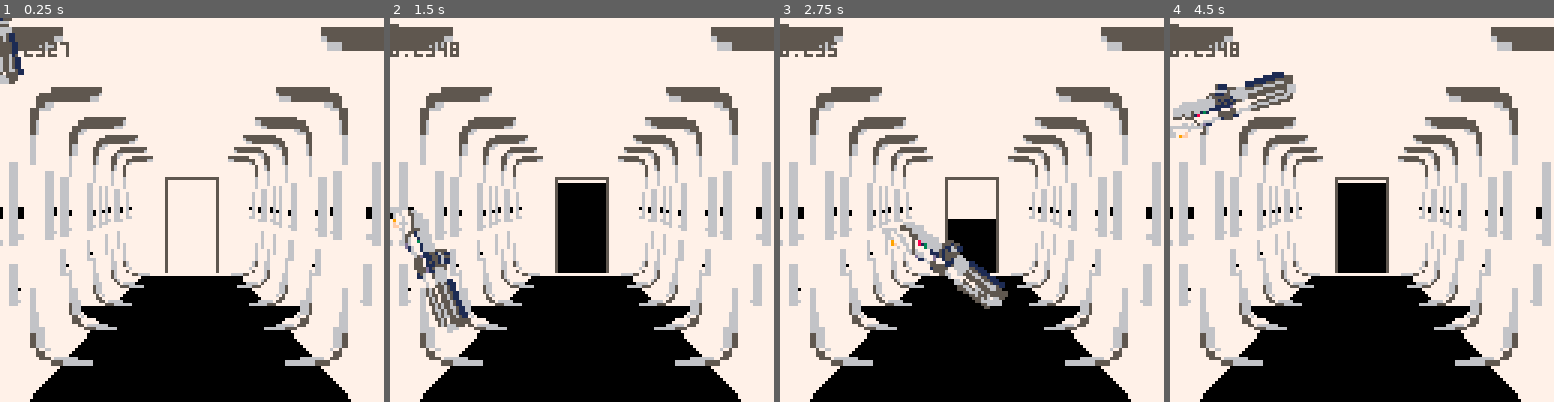
Above: before the commit, frames 1-4 (left to right).
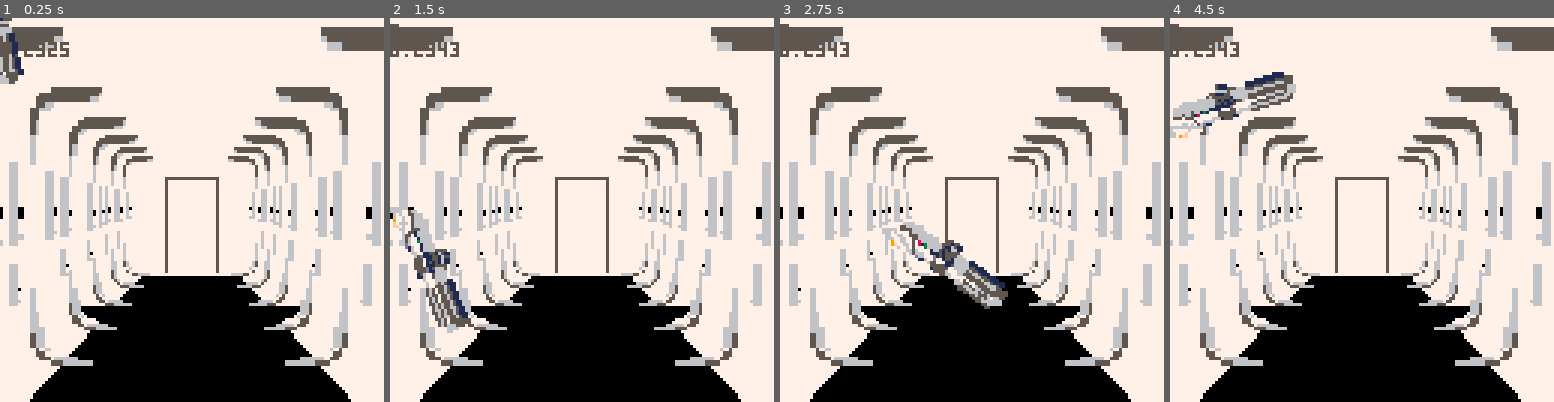
Above: after the commit, the same moments.

Repository: Chovin/Litghtsaber
Game: PICO-8 cartridge litghtsaber.p8
The game is run twice, just before and just after one commit, with the same random seed, the same clock (stepped at 60 frames per second) and the same inputs.
Inputs (mouse positions are in pixels of both pictures, inside the frame that each line leads up to):
- Up to frame 1 (0.25 s): no input
- Up to frame 2 (1.5 s): tap X (X key) at 0.33, 1.07 s; click (670, 121) at 0.67 s; tap O (Z key) at 0.7 s; click (436, 267) at 1.22 s
- Up to frame 3 (2.75 s): hold Right 1.6-2.1 s; hold P2 Left 1.6-2.1 s; tap O (Z key) at 1.7, 2.1, 2.5 s; click (887, 114) at 1.77 s; tap X (X key) at 1.85 s; hold Up 2.15-2.42 s; hold P2 Down 2.15-2.42 s; click (952, 259) at 2.32 s; hold Right from 2.47 s (still down); hold P2 Left from 2.47 s (still down)
- Up to frame 4 (4.5 s): click (1404, 106) at 2.87 s; tap O (Z key) every 0.4 s from 2.9 to 4.1 s; tap X (X key) at 2.97, 4.08 s; release Right at 3.03 s; release P2 Left at 3.03 s; hold Left 3.08-3.58 s; hold P2 Right 3.08-3.58 s; click (1465, 256) at 3.42 s; hold Down 3.63-3.97 s; hold P2 Up 3.63-3.97 s; click (1231, 102) at 3.97 s; hold Right from 4.02 s (still down); hold P2 Left from 4.02 s (still down)

The runs differ from the first frame. In frame 1, less than 0.1% of the frame differs, in the area x 15-18%, y 7-11%; in frame 2, 2.9%, in the area x 15-57%, y 7-67%; in frame 3, 1.4%; in frame 4, 2.9%.

Commit message:
remove some debug buttons

Diff:
--- a/litghtsaber.p8
+++ b/litghtsaber.p8
@@ -142,13 +142,12 @@
  -- if (pressed) sbr.toggle(sbr)
  -- shift key
  if (btnp(4,1)) sbr.toggle(sbr)
- if (btnp(5,1)) across = not across
+ --if (btnp(5,1)) across = not across
 
  --sbr2.update(sbr2)
  sbr.update(sbr)
 
 
- if(btnp(5))open_door()
  update_door()
 
 
